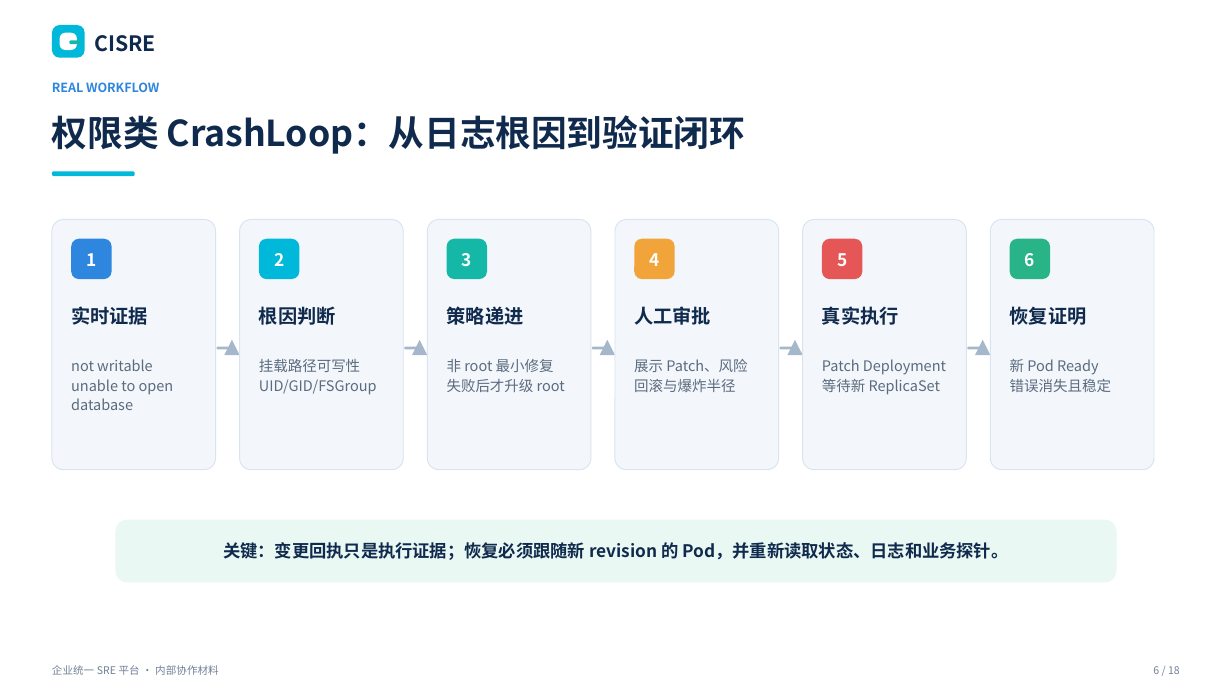
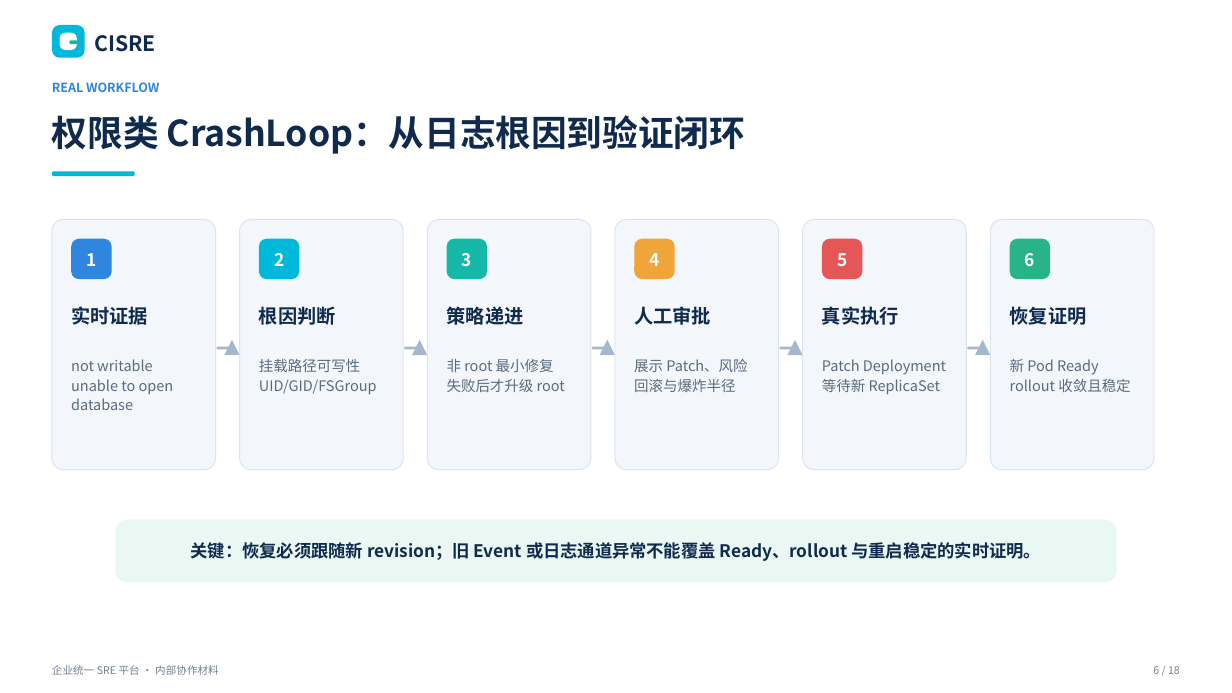
Before and after one commit to William-Lu-stack/Flawless, a slide deck: slide 6 of docs/CISRE_ENTERPRISE_OPS_PLATFORM.pptx. Drawn at 1232x693 pixels with LibreOffice and Linux fonts; fonts in the diff are those of the drawing. Boxes give left, top, right and bottom in pixels: in the first picture for what was removed or moved away, otherwise in the second. Text is boxed around its words. In the diff, an @@ line names an element or a change of style, - is before the commit and + after.

```diff
--- a/docs/CISRE_ENTERPRISE_OPS_PLATFORM.pptx
+++ b/docs/CISRE_ENTERPRISE_OPS_PLATFORM.pptx
@@ text at <box>1010,379,1130,392</box>: text changed @@
-错误消失且稳定
+rollout 收敛且稳定
@@ text at <box>191,542,1041,561</box>: text changed @@
-关键：变更回执只是执行证据；恢复必须跟随新 revision 的 Pod，并重新读取状态、日志和业务探针。
+关键：恢复必须跟随新 revision；旧 Event 或日志通道异常不能覆盖 Ready、rollout 与重启稳定的实时证明。
```
Also in this commit, not shown: 12 other slides changed, 35 other files.
